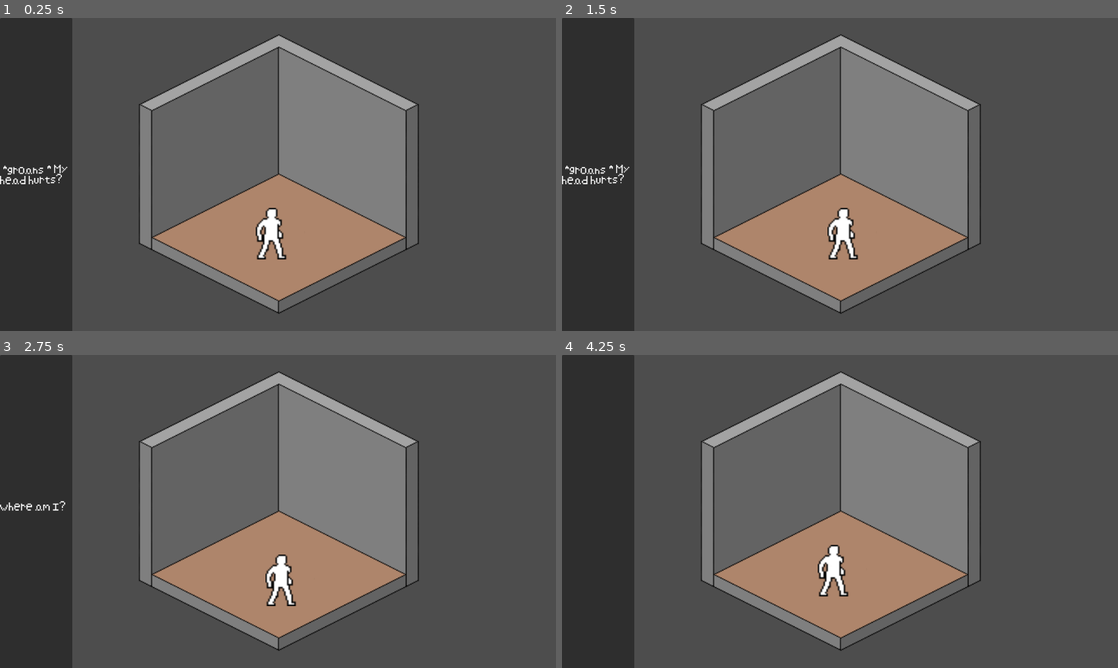
Above: before the commit, frames 1-4 (two rows, left to right).
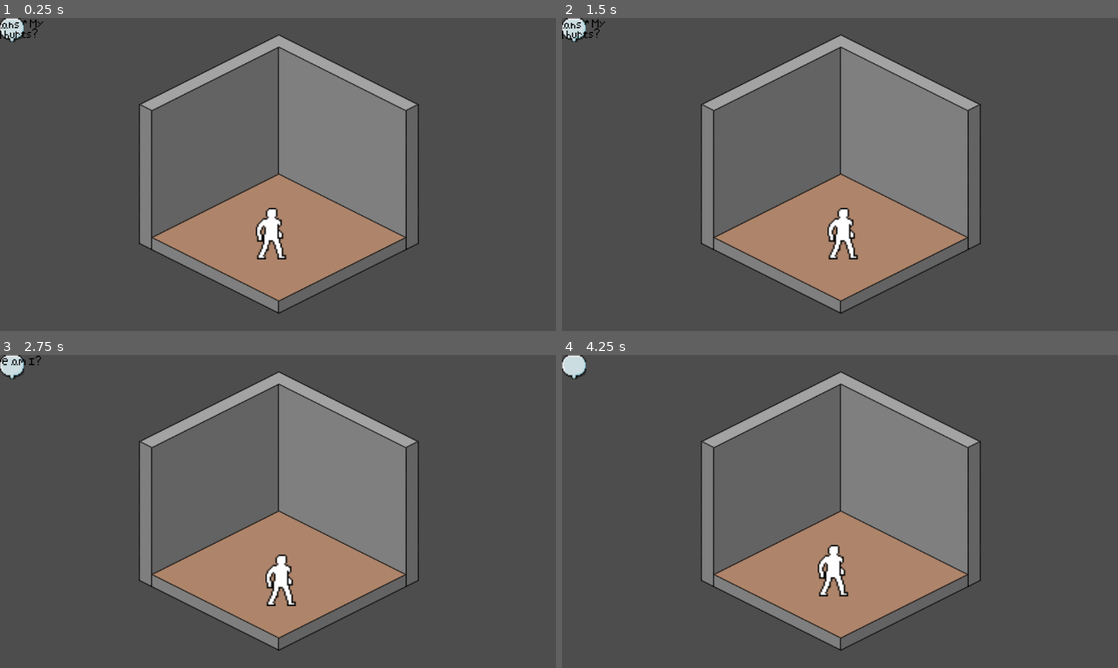
Above: after the commit, the same moments.

Repository: afourneaux/codename-matt-2026
Game: Godot game, scene res://scenes/game-root.tscn
Same seed, same stepped clock (60 frames per second), same inputs: the game is played once before the commit and once after it.
Inputs:
- Up to frame 1 (0.25 s): no input
- Up to frame 2 (1.5 s): tap A (a) at 0.6 s; tap D (d) at 0.8, 1.35 s
- Up to frame 3 (2.75 s): tap S (s) at 1.55, 2.1 s; tap W (w) at 2.3 s
- Up to frame 4 (4.25 s): tap Enter at 2.75 s; tap W (w) at 2.85 s; tap A (a) at 3.05, 3.6 s; tap Space at 3.5 s; tap D (d) at 3.8 s

The runs differ from the first frame. In frame 1, 13% of the frame differs, in the area x 0-13%, y 0-100%; in frame 2, 13%; in frame 3, 13%; in frame 4, 13%.

Commit message:
added 9patchrect to stretch text bubble

Diff:
--- a/scenes/game-root.tscn
+++ b/scenes/game-root.tscn
@@ -1,6 +1,7 @@
 [gd_scene format=3 uid="uid://c8bc0awnutnw1"]
 
 [ext_resource type="Script" uid="uid://d3326ck5oqdsm" path="res://scripts/dialogue/dialogue_box.gd" id="1_ky4iy"]
+[ext_resource type="Texture2D" uid="uid://dqa8mm3ntos53" path="res://assets/sprites/Speech_Bubble.png" id="2_jcw77"]
 [ext_resource type="FontFile" uid="uid://ckb7sg76llgo1" path="res://assets/fonts/pixely.ttf" id="2_ky4iy"]
 
 [sub_resource type="GDScript" id="GDScript_wnm2b"]
@@ -42,20 +43,21 @@
 [node name="DialogueBox" type="CanvasLayer" parent="UI" unique_id=1761053783]
 script = ExtResource("1_ky4iy")
 
-[node name="Panel" type="Panel" parent="UI/DialogueBox" unique_id=1495545994]
-anchors_preset = 9
-anchor_bottom = 1.0
-offset_right = 150.0
-offset_bottom = 2.0
-grow_vertical = 2
+[node name="NinePatchRect" type="NinePatchRect" parent="UI/DialogueBox" unique_id=1118358105]
+offset_right = 50.0
+offset_bottom = 50.0
+texture = ExtResource("2_jcw77")
+region_rect = Rect2(7.7925425, 13.721229, 21.496445, 18.237309)
 
-[node name="RichTextLabel" type="RichTextLabel" parent="UI/DialogueBox" unique_id=1158113397]
-anchors_preset = 4
-anchor_top = 0.5
-anchor_bottom = 0.5
-offset_top = -23.0
-offset_right = 150.0
-offset_bottom = 27.0
-grow_vertical = 2
+[node name="RichTextLabel" type="RichTextLabel" parent="UI/DialogueBox/NinePatchRect" unique_id=1158113397]
+layout_mode = 1
+anchors_preset = 5
+anchor_left = 0.5
+anchor_right = 0.5
+offset_left = -75.0
+offset_right = 75.0
+offset_bottom = 50.0
+grow_horizontal = 2
+theme_override_colors/default_color = Color(0, 0, 0, 1)
 theme_override_fonts/normal_font = ExtResource("2_ky4iy")
 bbcode_enabled = true
--- a/scripts/dialogue/dialogue_box.gd
+++ b/scripts/dialogue/dialogue_box.gd
@@ -1,9 +1,11 @@
 extends CanvasLayer
 
-@onready var text_label: RichTextLabel = $RichTextLabel
+@onready var text_label: RichTextLabel = $NinePatchRect/RichTextLabel
+@onready var text_bubble: NinePatchRect = $NinePatchRect
 
 func starting_dialogue():
 	text_label.visible = true
+	text_bubble.visible = true
 	var read_dialogue = false
 	var dialogue_loop = {
 		line0 = "room0_string0",
